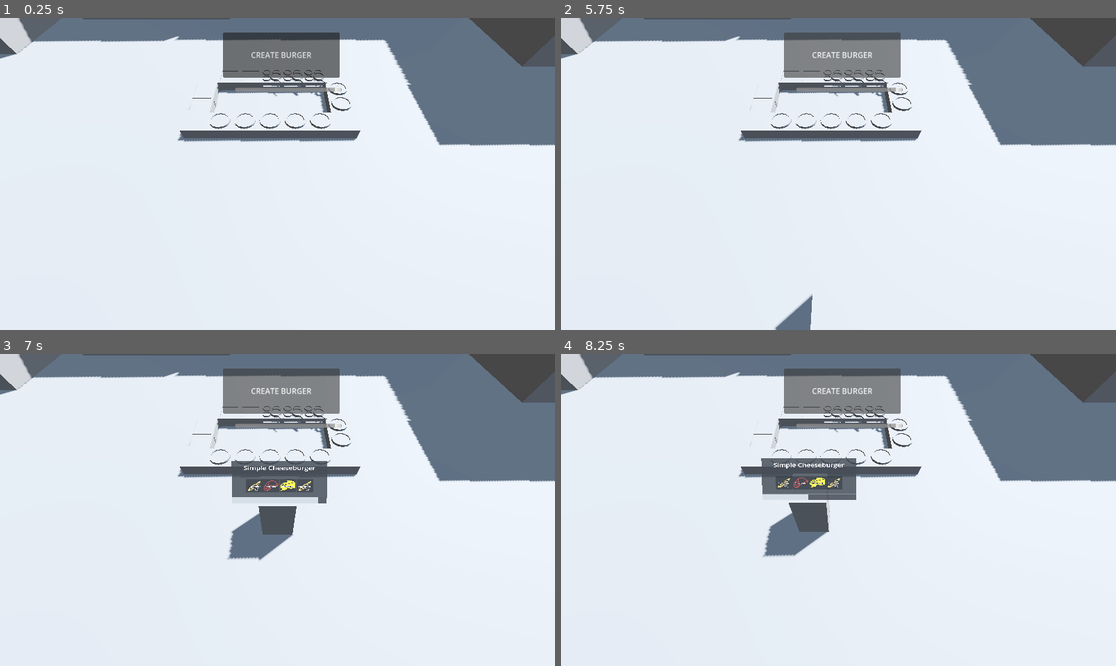
Above: before the commit, frames 1-4 (two rows, left to right).
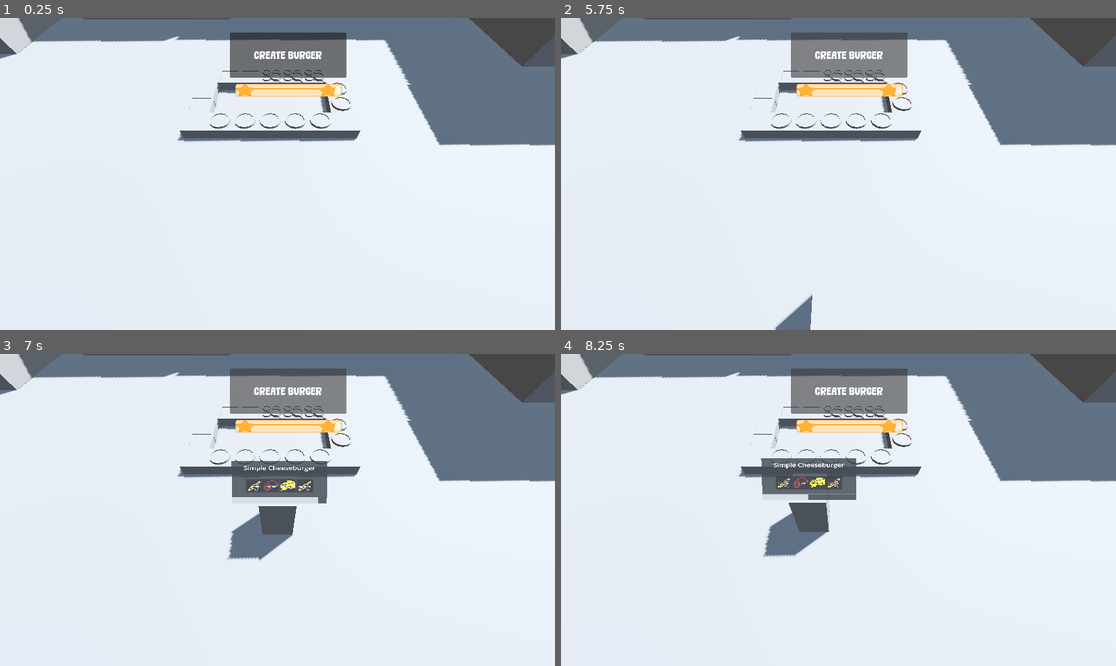
Above: after the commit, the same moments.

Repository: thewasmans/2026-game-jam-burger-truck
Game: Godot game, scene res://scenes/main.tscn
Two runs of this game, one before a commit and one after it. Both use one fixed random seed, a clock stepped at 60 frames per second and the inputs below.
Inputs:
- Up to frame 1 (0.25 s): no input
- Up to frame 2 (5.75 s): click "CREATE BURGER" at 0.5 s; click "CREATE BURGER" at 1.25 s; click "CREATE BURGER" at 2 s; tap Enter at 2.75, 4.25 s; tap Space at 3.5, 5 s
- Up to frame 3 (7 s): no input
- Up to frame 4 (8.25 s): tap Enter at 8 s

The runs differ from the first frame. In frame 1, 1.4% of the frame differs, in the area x 40-63%, y 4-26%; in frame 2, 1.3%; in frame 3, 1.3%; in frame 4, 1.3%.
Error in both runs: Cannot call method 'add_child' on a null value. (res://scripts/ui/game_ui.gd:14)

Commit message:
updated theme

Diff:
--- a/contents/prefabs/ui/game_ui.tscn
+++ b/contents/prefabs/ui/game_ui.tscn
@@ -1,6 +1,7 @@
 [gd_scene format=3 uid="uid://djc6xavhxsjd6"]
 
 [ext_resource type="Script" uid="uid://b8ox1k3noecv8" path="res://scripts/ui/game_ui.gd" id="1_84on6"]
+[ext_resource type="Theme" uid="uid://bfmopjudgwf0u" path="res://contents/ui/in_game_theme.tres" id="1_ajtxk"]
 
 [node name="GameUI" type="Control" unique_id=149232493 node_paths=PackedStringArray("reputation_slider", "button_create_burger")]
 layout_mode = 3
@@ -9,23 +10,24 @@
 anchor_bottom = 1.0
 grow_horizontal = 2
 grow_vertical = 2
+theme = ExtResource("1_ajtxk")
 script = ExtResource("1_84on6")
 reputation_slider = NodePath("HSlider")
 button_create_burger = NodePath("ButtonCreateBurger")
 
 [node name="HSlider" type="HSlider" parent="." unique_id=74886958]
 layout_mode = 0
-offset_left = 488.0
-offset_top = 136.0
+offset_left = 489.0
+offset_top = 133.0
 offset_right = 709.0
-offset_bottom = 162.0
+offset_bottom = 167.0
 max_value = 10.0
 value = 10.0
 
 [node name="ButtonCreateBurger" type="Button" parent="." unique_id=1547378560]
 layout_mode = 0
-offset_left = 463.0
+offset_left = 477.0
 offset_top = 30.0
-offset_right = 705.0
+offset_right = 719.0
 offset_bottom = 124.0
 text = "CREATE BURGER"
--- a/contents/ui/in_game_theme.tres
+++ b/contents/ui/in_game_theme.tres
@@ -1,3 +1,56 @@
 [gd_resource type="Theme" format=3 uid="uid://bfmopjudgwf0u"]
 
+[ext_resource type="FontFile" uid="uid://b4cgabxfthsbj" path="res://contents/ui/fonts/Thesead.otf" id="1_8ftue"]
+[ext_resource type="Texture2D" uid="uid://d3reikr8breno" path="res://contents/ui/assets/REP_Bar_Slider.png" id="2_v23nn"]
+[ext_resource type="Texture2D" uid="uid://dcwcwi1wkl3k2" path="res://contents/ui/assets/REP_Bar_Top.png" id="3_dkct0"]
+
+[sub_resource type="StyleBoxTexture" id="StyleBoxTexture_j2ywk"]
+texture = ExtResource("2_v23nn")
+texture_margin_left = 38.0
+texture_margin_right = 265.0
+
+[sub_resource type="StyleBoxTexture" id="StyleBoxTexture_mslo3"]
+texture = ExtResource("3_dkct0")
+texture_margin_top = 13.0
+texture_margin_bottom = 13.0
+
 [resource]
+Button/colors/font_color = Color(1, 1, 1, 1)
+Button/colors/font_disabled_color = Color(0.48570347, 0.48570353, 0.48570347, 1)
+Button/colors/font_focus_color = Color(0, 0, 0, 1)
+Button/colors/font_hover_color = Color(1, 1, 1, 1)
+Button/colors/font_hover_pressed_color = Color(0.48570347, 0.48570353, 0.48570347, 1)
+Button/colors/font_outline_color = Color(0, 0, 0, 1)
+Button/colors/font_pressed_color = Color(0, 0, 0, 1)
+Button/colors/icon_disabled_color = Color(0, 0, 0, 1)
+Button/colors/icon_focus_color = Color(0, 0, 0, 1)
+Button/colors/icon_hover_color = Color(0, 0, 0, 1)
+Button/colors/icon_hover_pressed_color = Color(0, 0, 0, 1)
+Button/colors/icon_normal_color = Color(0, 0, 0, 1)
+Button/colors/icon_pressed_color = Color(0, 0, 0, 1)
+Button/constants/align_to_largest_stylebox = 0
+Button/constants/h_separation = 0
+Button/constants/icon_max_width = 0
+Button/constants/outline_size = 0
+Button/font_sizes/font_size = 20
+Button/fonts/font = ExtResource("1_8ftue")
+Button/styles/disabled = null
+Button/styles/focus = null
+Button/styles/hover = null
+Button/styles/normal = null
+Button/styles/pressed = null
+HSlider/styles/grabber_area = SubResource("StyleBoxTexture_j2ywk")
+HSlider/styles/slider = SubResource("StyleBoxTexture_mslo3")
+Label/colors/font_color = Color(1, 1, 1, 1)
+Label/colors/font_outline_color = Color(0, 0, 0, 1)
+Label/colors/font_shadow_color = Color(0, 0, 0, 1)
+Label/constants/line_spacing = 0
+Label/constants/outline_size = 0
+Label/constants/shadow_offset_x = 0
+Label/constants/shadow_offset_y = 0
+Label/constants/shadow_outline_size = 0
+Label/font_sizes/font_size = 16
+Label/fonts/font = ExtResource("1_8ftue")
+Label/styles/focus = null
+Label/styles/normal = null
+Panel/styles/customer_order = null
